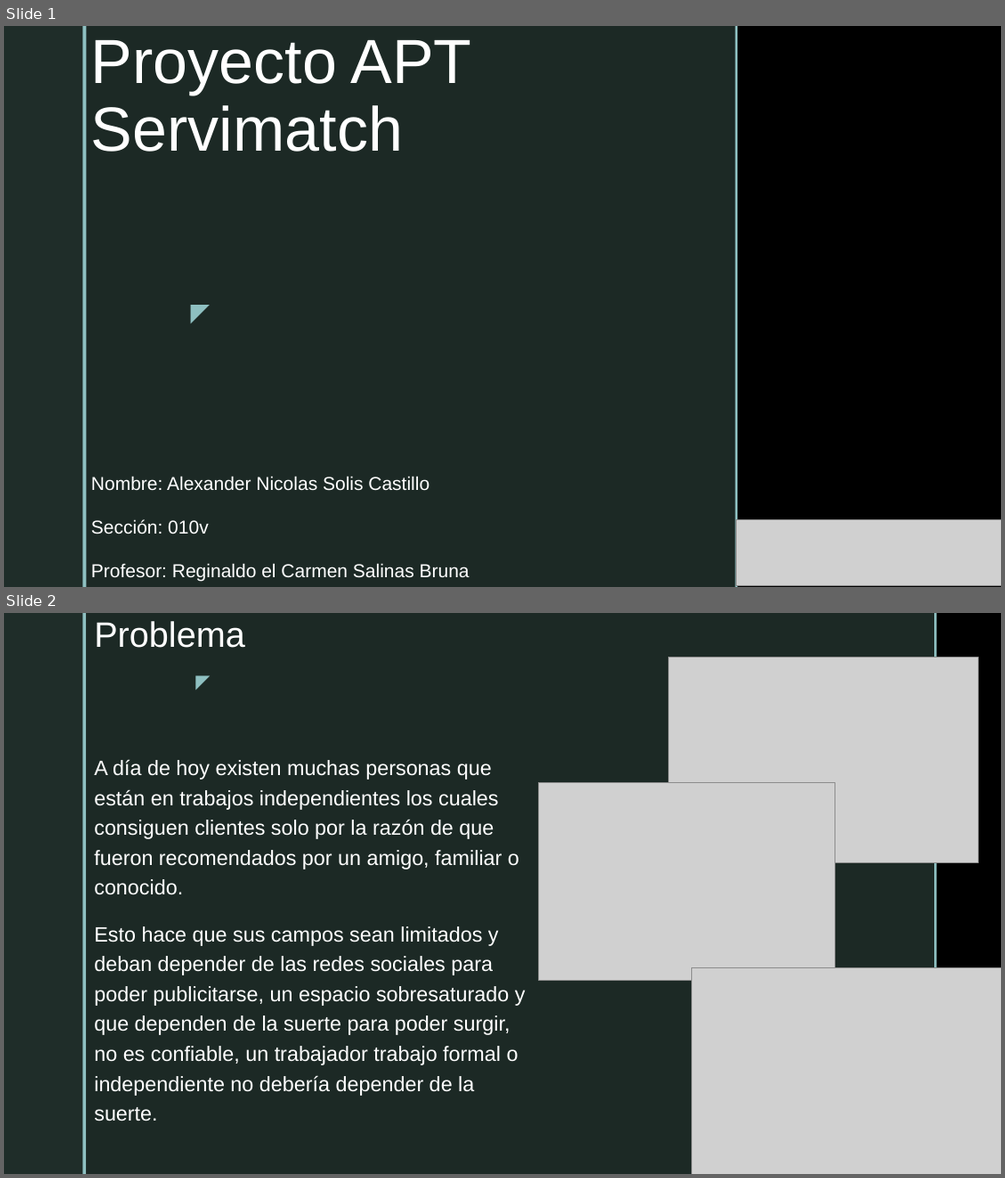
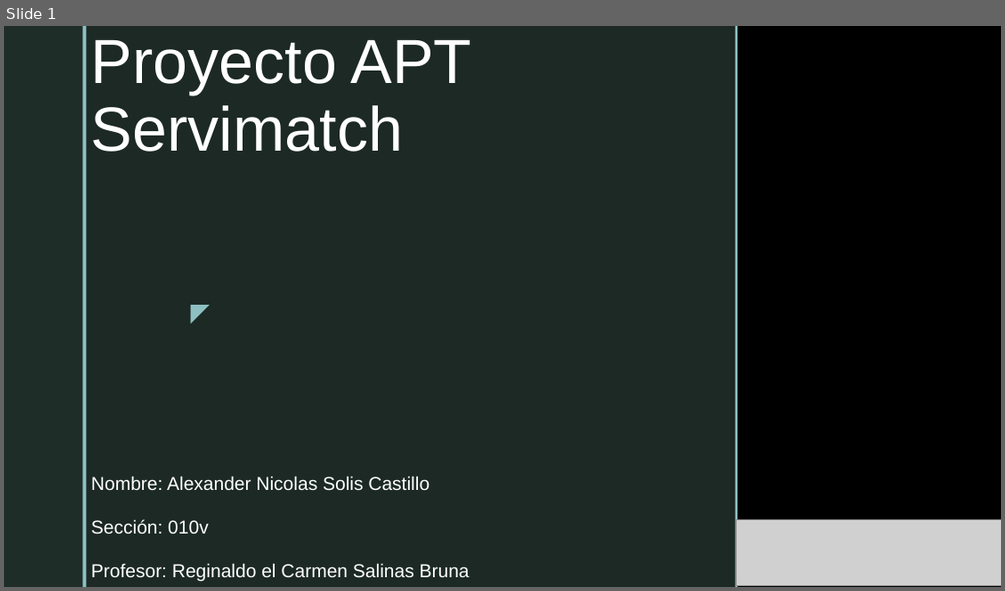
Before and after one commit to AleSolis-Duoc/ProyectoAPT_AS2026, a slide deck: fase2/Proyecto APT2.pptx. Shown one above the other, each under a label of ours: slides 1 and 2 before the commit, slide 1 after it. The pictures are 1005x1178 and 1005x591 pixels, drawn with LibreOffice and Linux fonts; fonts in the diff are those of the drawing; grey boxes stand for pictures; background and template pictures are left out. Boxes give left, top, right and bottom in pixels: in the first picture for what was removed or moved away, otherwise in the second. Text is boxed around its words. In the diff, an @@ line names an element or a change of style, - is before the commit and + after.

```diff
--- a/fase2/Proyecto APT2.pptx
+++ b/fase2/Proyecto APT2.pptx
@@ slide 2 removed at [4, 613, 1001, 1174], background picture (left out); not listed: 2 template elements that a slide beside it also shows @@
@@ rectangle removed at [86, 613, 934, 1174] @@
@@ title removed at [94, 621, 245, 648] @@
-Problema
@@ rectangle removed at [934, 613, 937, 1174] @@
@@ text removed at [184, 666, 217, 695] @@
-◤
@@ picture removed at [669, 657, 978, 863] @@
@@ text removed at [94, 759, 526, 1121] @@
-A día de hoy existen muchas personas que están en trabajos independientes los cuales consiguen clientes solo por la razón de que fueron recomendados por un amigo, familiar o conocido.
-Esto hace que sus campos sean limitados y deban depender de las redes sociales para poder publicitarse, un espacio sobresaturado y que dependen de la suerte para poder surgir, no es confiable, un trabajador trabajo formal o independiente no debería depender de la suerte.
@@ picture removed at [539, 783, 834, 981] @@
@@ picture removed at [692, 967, 1001, 1174] @@
```
Also in this commit, not shown: 10 slides added, 10 other slides removed, 17 other files.
